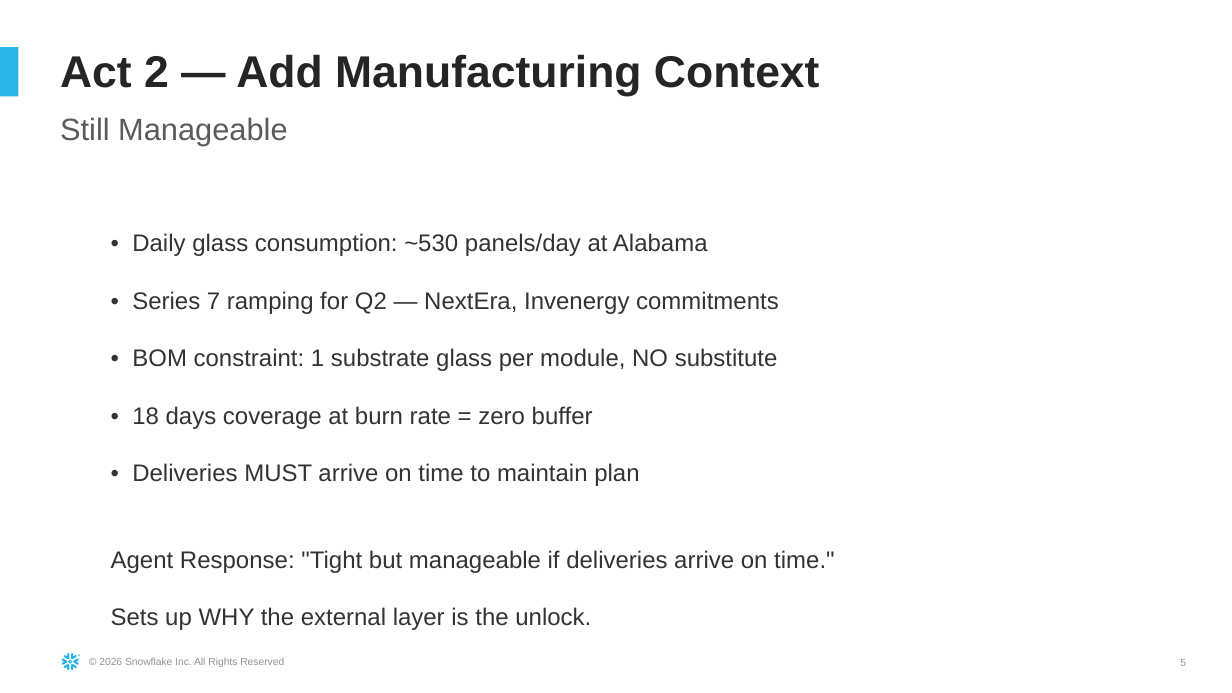
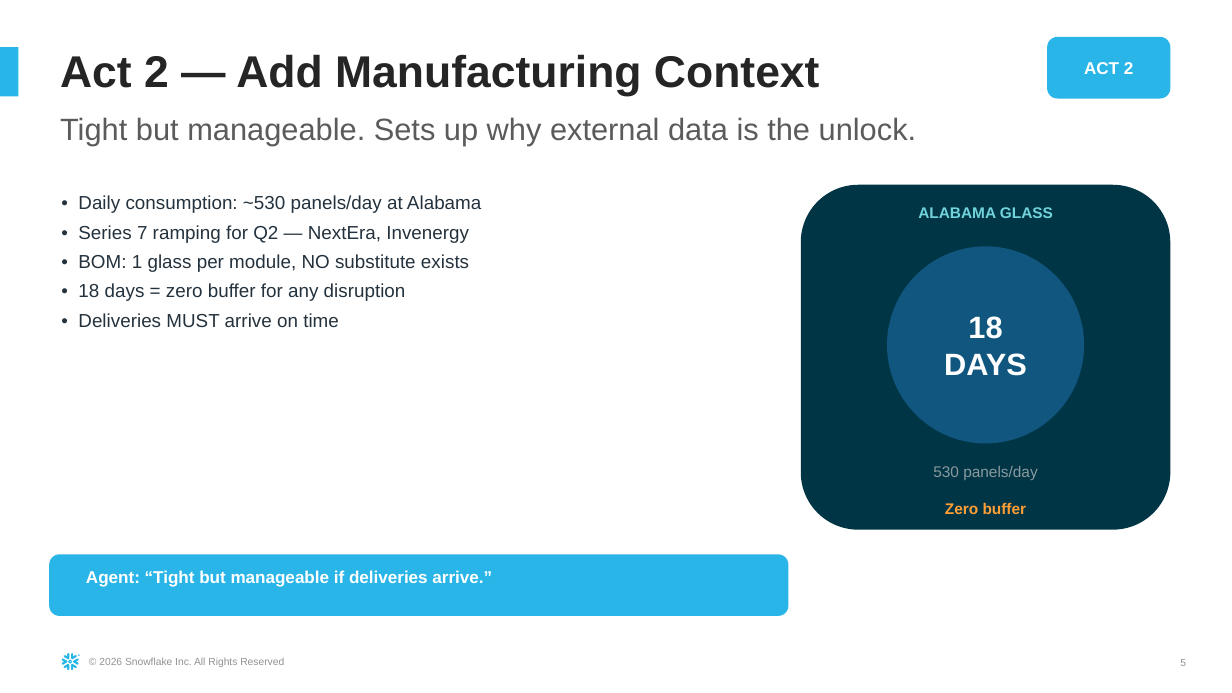
Before and after one commit to sfc-gh-sdickson/First-Solar, a slide deck: slide 5 of docs/First_Solar_Demo_Narrative.pptx. Drawn at 1232x693 pixels with LibreOffice and Linux fonts; fonts in the diff are those of the drawing. Boxes give left, top, right and bottom in pixels: in the first picture for what was removed or moved away, otherwise in the second. Text is boxed around its words. In the diff, an @@ line names an element or a change of style, - is before the commit and + after.

Commit message:
Fix PPTX: correct 10x5.62 dimensions, add graphic elements
Fixes text overflow (slide is 10"x5.62", not 13.3"x7.5"). Adds visual
elements: colored metric cards, numbered action circles, chevron flow
arrows, gauge-style inventory indicator, data visualization boxes.
Uses exact placeholder positions from template inspection.

.... Generated with [Cortex Code](https://docs.snowflake.com/en/user-guide/cortex-code/cortex-code)

```diff
--- a/docs/First_Solar_Demo_Narrative.pptx
+++ b/docs/First_Solar_Demo_Narrative.pptx
@@ rounded rectangle added at <box>1047,37,1170,99</box>, fill #29B5E8, 10 pt, text #FFFFFF, bold @@
+ACT 2
@@ subtitle at <box>60,117,917,145</box>: text changed @@
-Still Manageable
+Tight but manageable. Sets up why external data is the unlock.
@@ text at <box>78,195,481,327</box>: text changed; size 14 to 11 pt; text colour #333333 to #24323D @@
-• Daily glass consumption: ~530 panels/day at Alabama
-• Series 7 ramping for Q2 — NextEra, Invenergy commitments
-• BOM constraint: 1 substrate glass per module, NO substitute
-• 18 days coverage at burn rate = zero buffer
-• Deliveries MUST arrive on time to maintain plan
-Agent Response: "Tight but manageable if deliveries arrive on time."
-Sets up WHY the external layer is the unlock.
+• Daily consumption: ~530 panels/day at Alabama
+• Series 7 ramping for Q2 — NextEra, Invenergy
+• BOM: 1 glass per module, NO substitute exists
+• 18 days = zero buffer for any disruption
+• Deliveries MUST arrive on time
@@ rounded rectangle added at <box>801,185,1170,530</box>, fill #003545 @@
@@ text added at <box>918,207,1053,218</box>, 9 pt, text #71D3DC, bold @@
+ALABAMA GLASS
@@ ellipse added at <box>887,246,1084,444</box>, fill #11567F, 18 pt, text #FFFFFF, bold @@
+18
+DAYS
@@ text added at <box>933,466,1037,480</box>, 9 pt, text #8A999E @@
+530 panels/day
@@ text added at <box>945,502,1027,514</box>, 9 pt, text #FF9F36, bold @@
+Zero buffer
@@ rounded rectangle added at <box>49,554,788,616</box>, fill #29B5E8 @@
@@ text added at <box>86,570,492,587</box>, 10 pt, text #FFFFFF, bold @@
+Agent: “Tight but manageable if deliveries arrive.”
```
Also in this commit, not shown: 11 other slides changed.
